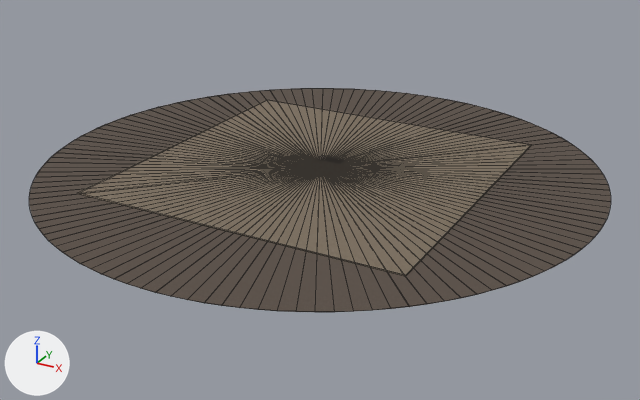
Two versions of the glTF model swamp-city-assets/city-e.glb, one commit apart.
Both versions are drawn from a 50 mm lens placed at (515.0, -916.0, 422.0), pointed at (8.0, 5.0, -39.0). Arrows for +X, +Y and +Z are at lower left; the lights stay in place. The older version comes first. Mesh edges are drawn as thin lines. Vertices at exactly the same position are counted once.

Names of what the first picture shows: 'city-e'.
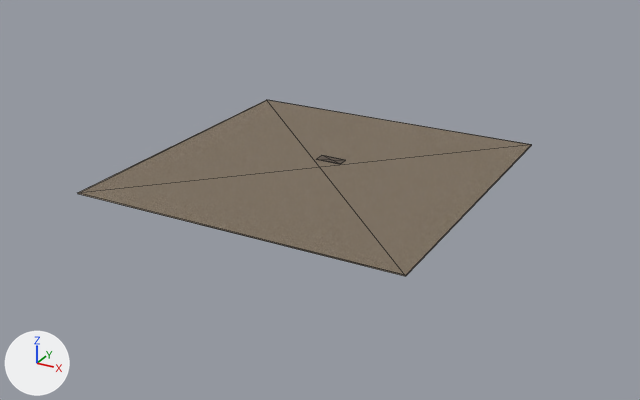
Location of each change, (x1, y1, x2, y2) in pixels of the pictures (640 x 400 px):
```json
{"object": "city-e", "change": "reshaped", "before": [29, 88, 611, 312], "after": [77, 100, 532, 276], "on screen": "22% narrower, 21% shorter"}
{"part": 1, "of": "me_city_e", "change": "deleted", "before": [29, 88, 611, 312], "on screen": "brown"}
```

The change, as JSON lines over the scene's bpy script:
```json
{"block": "me_city_e", "where": "# used by ob_city_e; location = (0.0, 0.0, 0.0)"}
{"op": "remove", "block": "me_city_e", "code": "me_city_e.from_pydata(...)  # 274 vertices, 536 faces; spans x -360.0..360.0, y -340.0..380.0, z -2.0..0.0"}
{"op": "add", "block": "me_city_e", "code": "me_city_e.from_pydata(...)  # 16 vertices, 24 faces; spans x -215.0..215.0, y -195.0..235.0, z -1.0..0.0"}
{"block": "me_city_e", "change": "me_city_e part 1: the loose piece of 258 vertices spanning x -360.0..360.0, y -340.0..380.0, z -2.0..-1.0 is deleted"}
```
